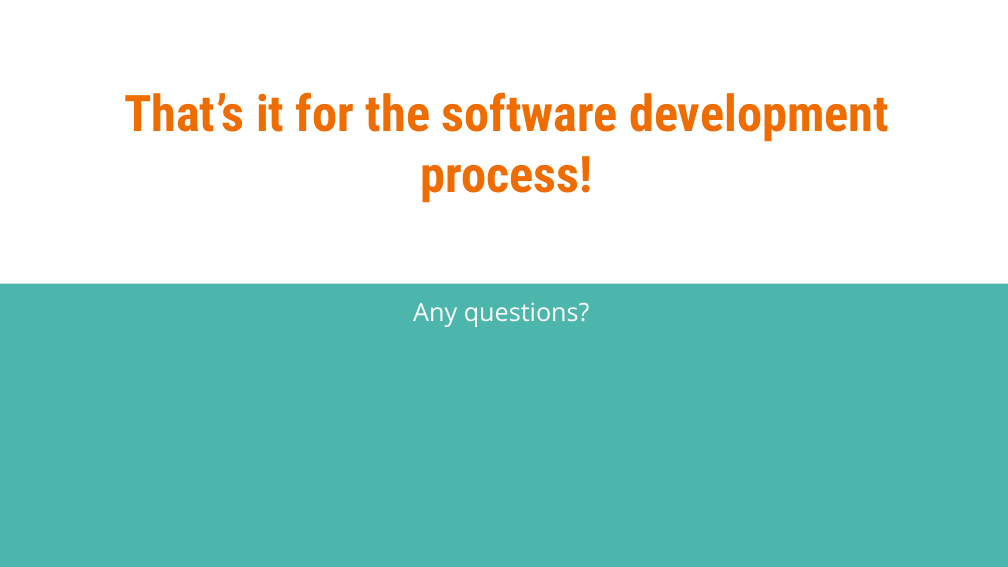
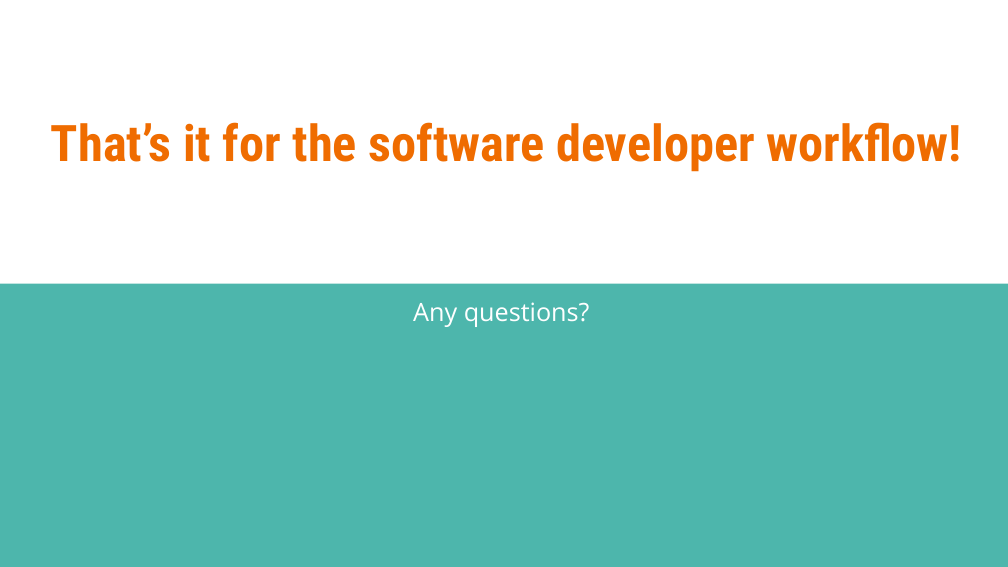
Before and after one commit to linkedin/high-school-trainee, a slide deck: slide 11 of Week_1/Lectures/1.1_Developer_Workflow.pptx. Drawn at 1008x567 pixels with LibreOffice and Linux fonts; fonts in the diff are those of the drawing. Boxes give left, top, right and bottom in pixels: in the first picture for what was removed or moved away, otherwise in the second. Text is boxed around its words. In the diff, an @@ line names an element or a change of style, - is before the commit and + after.

```diff
--- a/Week_1/Lectures/1.1_Developer_Workflow.pptx
+++ b/Week_1/Lectures/1.1_Developer_Workflow.pptx
@@ title at bbox=[51, 122, 961, 172]: text changed @@
-That’s it for the software development process!
+That’s it for the software developer workflow!
```
Also in this commit, not shown: 3 other files.
